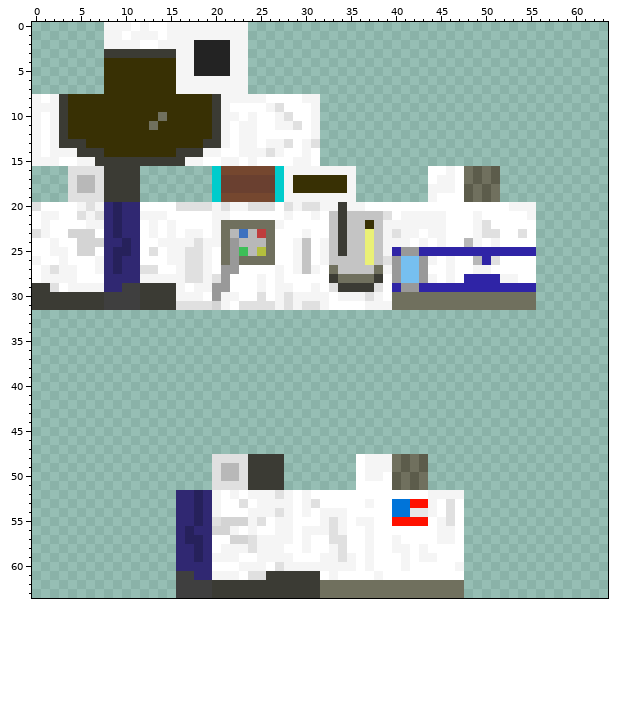
Pixel-art sprite: skin.png. Above: the version before the commit.
The file is 64x64 pixels. Colours within 5 levels of each other are drawn and written as one.
After:
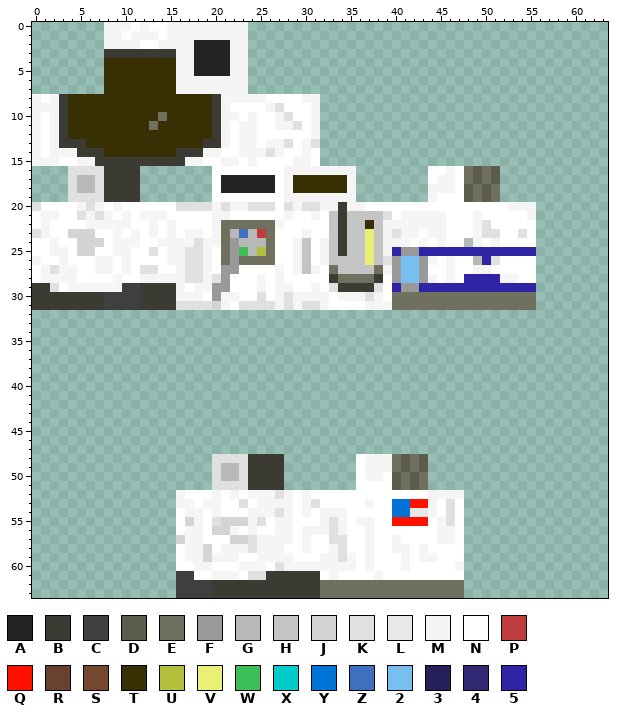
Palette (. is transparent): A #232323  B #3b3b34  C #3f3f3f  D #5c5c4b  E #70705e  F #999999  G #b8b8b8  H #c4c4c4  J #d4d4d4  K #e0e0e0  L #e8e8e8  M #f5f5f5  N #ffffff  P #bf3d3d  Q #ff1100  R #6a4030  S #75472f  T #383004  U #b4bf3d  V #eaf076  W #3dbf57  X #00cccc  Y #0074d9  Z #3d71bf  2 #76bff0  3 #26215b  4 #302872  5 #2f24a6
The exact change:
Colour A replaces colour R in rows 17 to 18 at x 21 to 26.
Colour J replaces colour 4 in row 55 at x 17; in row 57 at x 16; in rows 58 to 59 at x 19.
Colour M replaces colour 3 in row 20 at x 9; in rows 22 to 23 at x 9; in row 24 at x 10; in row 25 at x 9 to 10; in rows 54 to 55 at x 18; in row 56 at x 17.
Colour M replaces colour 3 in row 57 at x 17 to 18; in rows 58 to 59 at x 18.
Colour M replaces colour 4 in rows 21 to 22 at x 8 and 10; in row 23 at x 11; in row 24 at x 9 and 11; in rows 26 to 27 at x 8 and 10; in row 28 at x 9; in row 29 at x 8 to 9.
Colour M replaces colour 4 in row 52 at x 16; in row 53 at x 16 to 17 and 19; in row 54 at x 17; in row 56 at x 18; in rows 58 to 59 at x 17; in row 60 at x 18 to 19.
Colour N replaces colour 3 in row 21 at x 9; in rows 26 to 27 at x 9; in rows 52 to 53 at x 18.
Colour N replaces colour 4 in row 20 at x 8 and 10 to 11; in rows 21 to 22 at x 11; in row 23 at x 8 and 10; in row 24 at x 8; in row 25 at x 8 and 11; in rows 26 to 27 at x 11.
Colour N replaces colour 4 in row 28 at x 8 and 10 to 11; in row 52 at x 17 and 19; in rows 54 to 56 at x 16 and 19; in row 57 at x 19; in rows 58 to 59 at x 16; in row 60 at x 16 to 17.
Colour N replaces colour 4 in row 61 at x 18 to 19.
Colour N replaces colour S in row 16 at x 21 to 26; in row 19 at x 21 to 26.
Colour N replaces colour X in rows 16 to 19 at x 20 and 27.
Changed places in both pictures, as pixel boxes (x1, y1, x2, y2):
changed: (212, 166, 284, 202)
changed: (104, 202, 140, 292)
changed: (176, 490, 212, 580)
